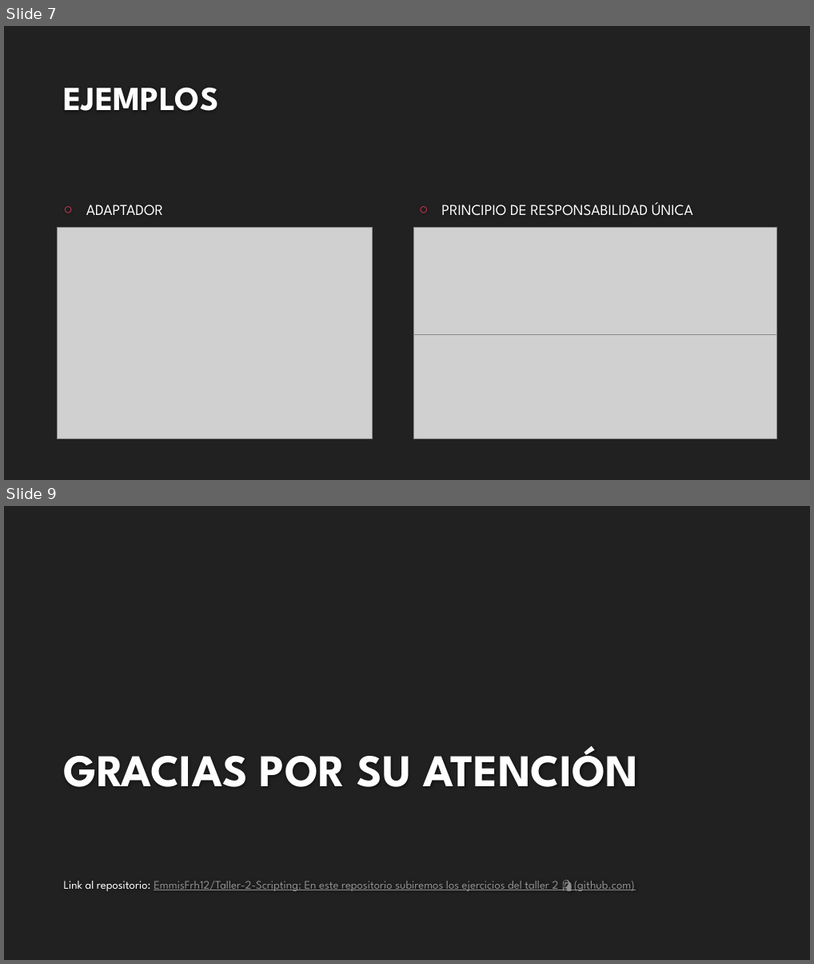
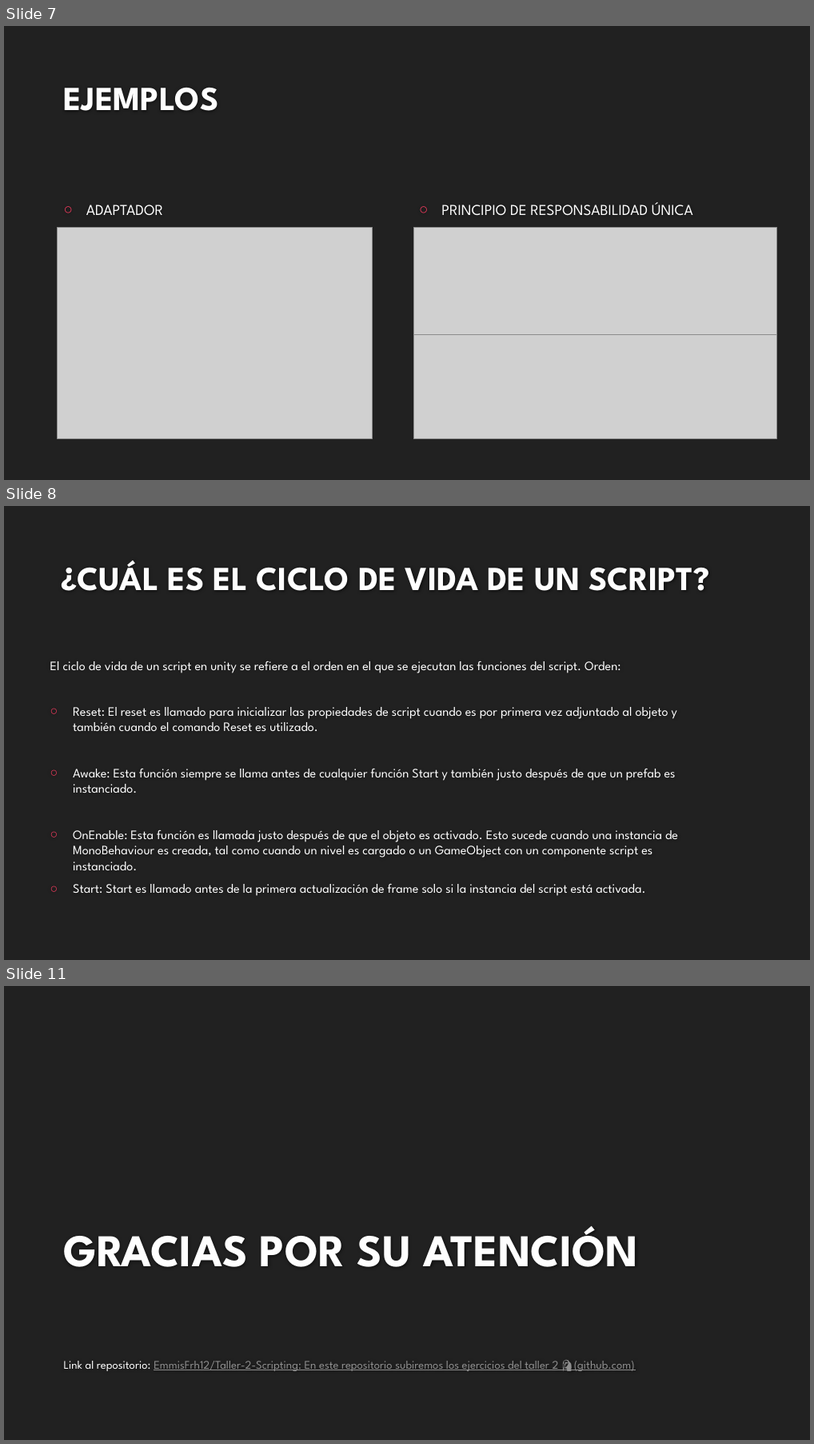
Before and after one commit to EmmisFrh12/Taller-2-Scripting, a slide deck: Presentación/TALLER 2 PRESENTACIÓN.pptx. Shown one above the other, each under a label of ours: slides 7 and 9 before the commit, slides 7, 8 and 11 after it; the slides between them are not shown. The pictures are 814x964 and 814x1444 pixels, drawn with LibreOffice and Linux fonts; fonts in the diff are those of the drawing; grey boxes stand for pictures; background and template pictures are left out. Boxes give left, top, right and bottom in pixels: in the first picture for what was removed or moved away, otherwise in the second. Text is boxed around its words. In the diff, an @@ line names an element or a change of style, - is before the commit and + after.

Commit message:
Ciclo de Vida en Presentacióon
Se subió el ciclo de vida a la presentación de Power Point

```diff
--- a/Presentación/TALLER 2 PRESENTACIÓN.pptx
+++ b/Presentación/TALLER 2 PRESENTACIÓN.pptx
@@ slide 8 added at (x1=4, y1=506, x2=810, y2=960), background #212121 @@
@@ title added at (x1=61, y1=560, x2=710, y2=591), 40 pt, text #FEFEFE, bold @@
+¿CUÁL ES EL CICLO DE VIDA DE UN SCRIPT?
@@ text added at (x1=50, y1=660, x2=678, y2=896), 15.3 pt, text #FFFFFF @@
+El ciclo de vida de un script en unity se refiere a el orden en el que se ejecutan las funciones del script. Orden:
+○ Reset: El reset es llamado para inicializar las propiedades de script cuando es por primera vez adjuntado al objeto y también cuando el comando Reset es utilizado.
+○ Awake: Esta función siempre se llama antes de cualquier función Start y también justo después de que un prefab es instanciado.
+○ OnEnable: Esta función es llamada justo después de que el objeto es activado. Esto sucede cuando una instancia de MonoBehaviour es creada, tal como cuando un nivel es cargado o un GameObject con un componente script es instanciado.
+○ Start: Start es llamado antes de la primera actualización de frame solo si la instancia del script está activada.
@@ what was slide 9 is now slide 11 @@
```
Also in this commit, not shown: 1 slide changed, 1 other slide added.
